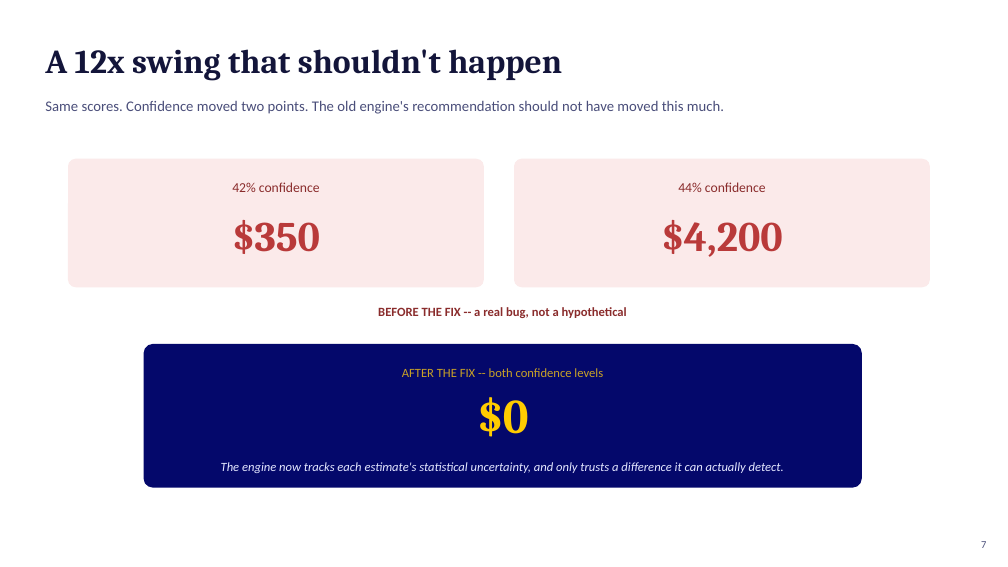
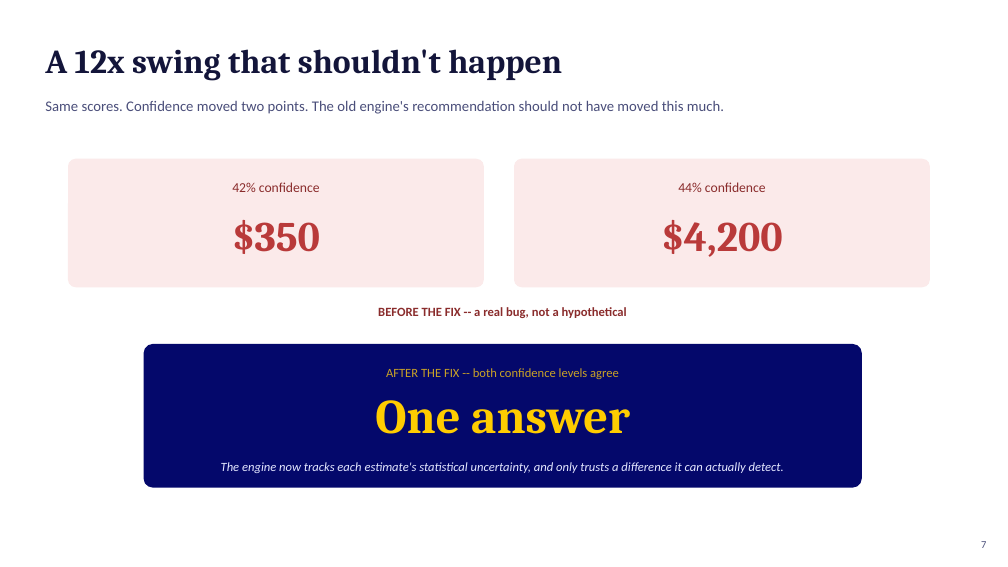
Before and after one commit to willhoop/jeopardy-wagering, a slide deck: slide 7 of docs/deck.pptx. Drawn at 1008x567 pixels with LibreOffice and Linux fonts; fonts in the diff are those of the drawing. Boxes give left, top, right and bottom in pixels: in the first picture for what was removed or moved away, otherwise in the second. Text is boxed around its words. In the diff, an @@ line names an element or a change of style, - is before the commit and + after.

```diff
--- a/docs/deck.pptx
+++ b/docs/deck.pptx
@@ text at <box>386,368,619,379</box>: text changed @@
-AFTER THE FIX -- both confidence levels
+AFTER THE FIX -- both confidence levels agree
@@ text at <box>375,400,630,434</box>: text changed @@
-$0
+One answer
```
Also in this commit, not shown: 4 other slides changed, 1 slide added, 1 slide removed, 41 other files.
